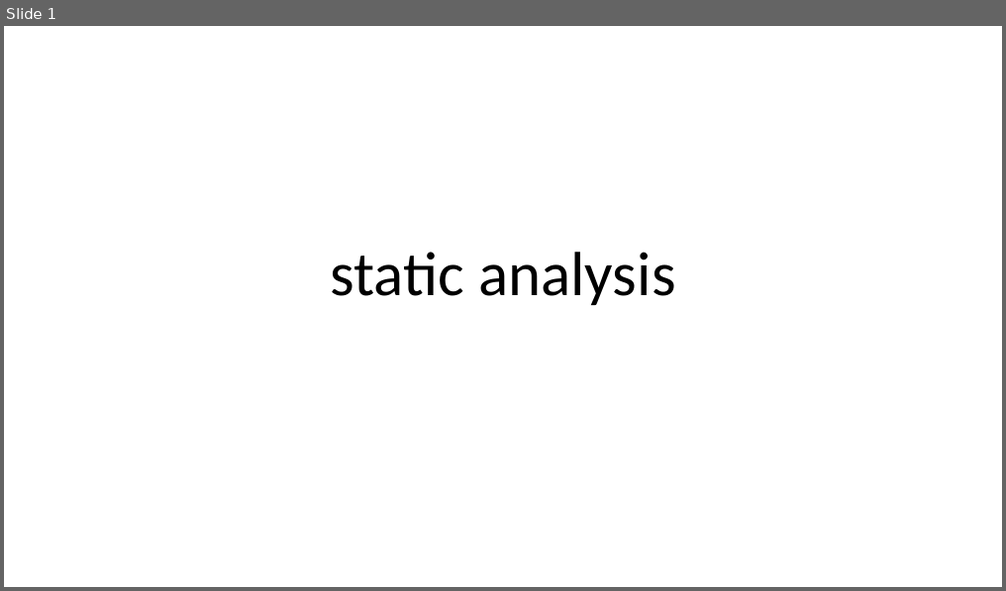
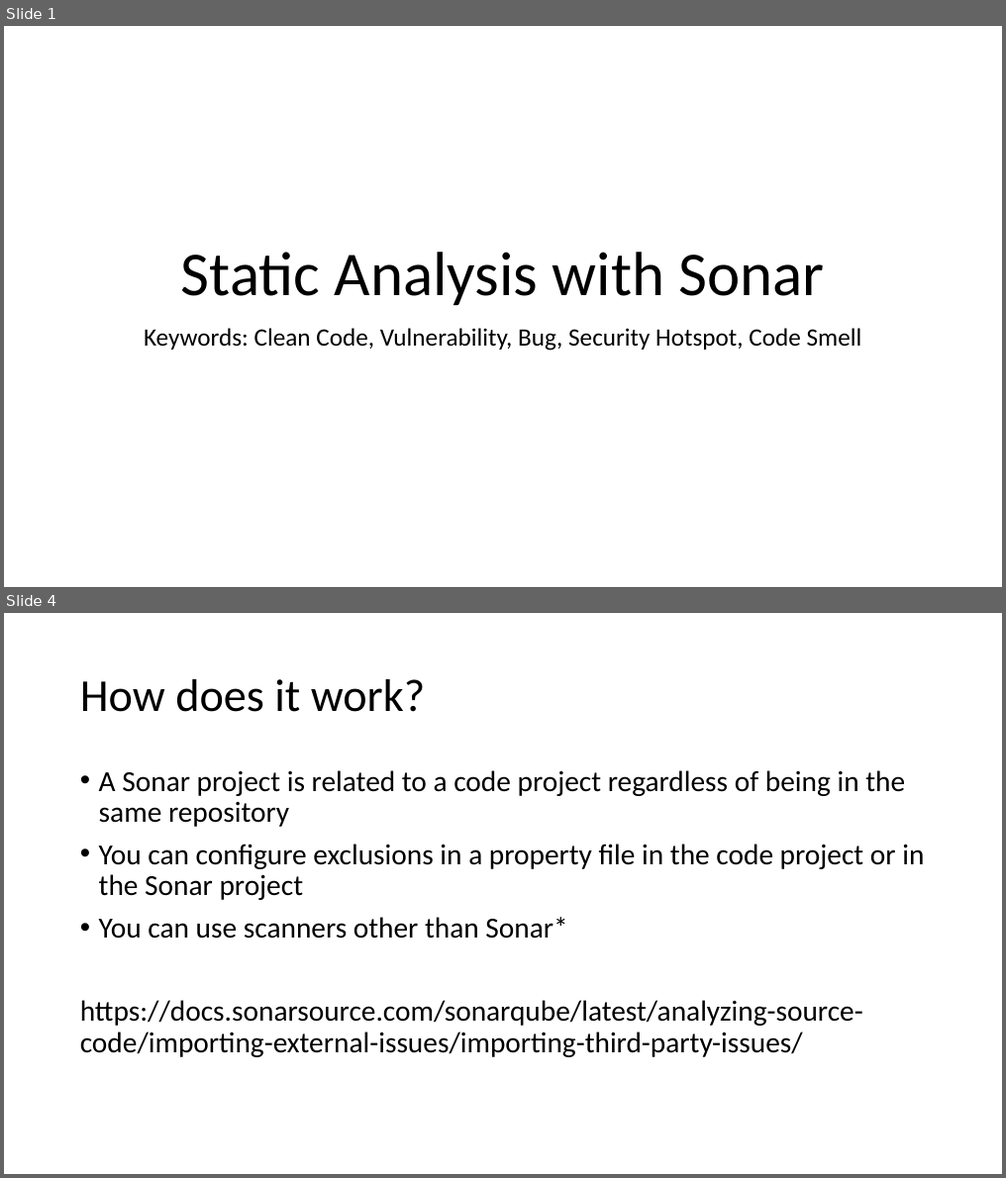
Before and after one commit to crcaguilerapo/static-analysis, a slide deck: static analysis.pptx. Shown one above the other, each under a label of ours: slide 1 before the commit, slides 1 and 4 after it; the slides between them are not shown. The pictures are 1006x591 and 1006x1178 pixels, drawn with LibreOffice and Linux fonts; fonts in the diff are those of the drawing. Boxes give left, top, right and bottom in pixels: in the first picture for what was removed or moved away, otherwise in the second. Text is boxed around its words. In the diff, an @@ line names an element or a change of style, - is before the commit and + after.

```diff
--- a/static analysis.pptx
+++ b/static analysis.pptx
@@ slide 4 added at (4,613,1002,1174), background #FFFFFF @@
@@ title added at (80,679,425,712), 44 pt, text #000000 @@
+How does it work?
@@ text added at (80,770,924,1058), 28 pt, text #000000 @@
+• A Sonar project is related to a code project regardless of being in the same repository
+• You can configure exclusions in a property file in the code project or in the Sonar project
+• You can use scanners other than Sonar*
+https://docs.sonarsource.com/sonarqube/latest/analyzing-source-code/importing-external-issues/importing-third-party-issues/
@@ slide 1 changed as well @@
@@ title at (181,252,824,305): text changed @@
-static analysis
+Static Analysis with Sonar
@@ subtitle added at (144,328,862,351), 24 pt, text #000000 @@
+Keywords: Clean Code, Vulnerability, Bug, Security Hotspot, Code Smell
```
Also in this commit, not shown: 5 other slides added, 1 slide removed, 8 other files.
